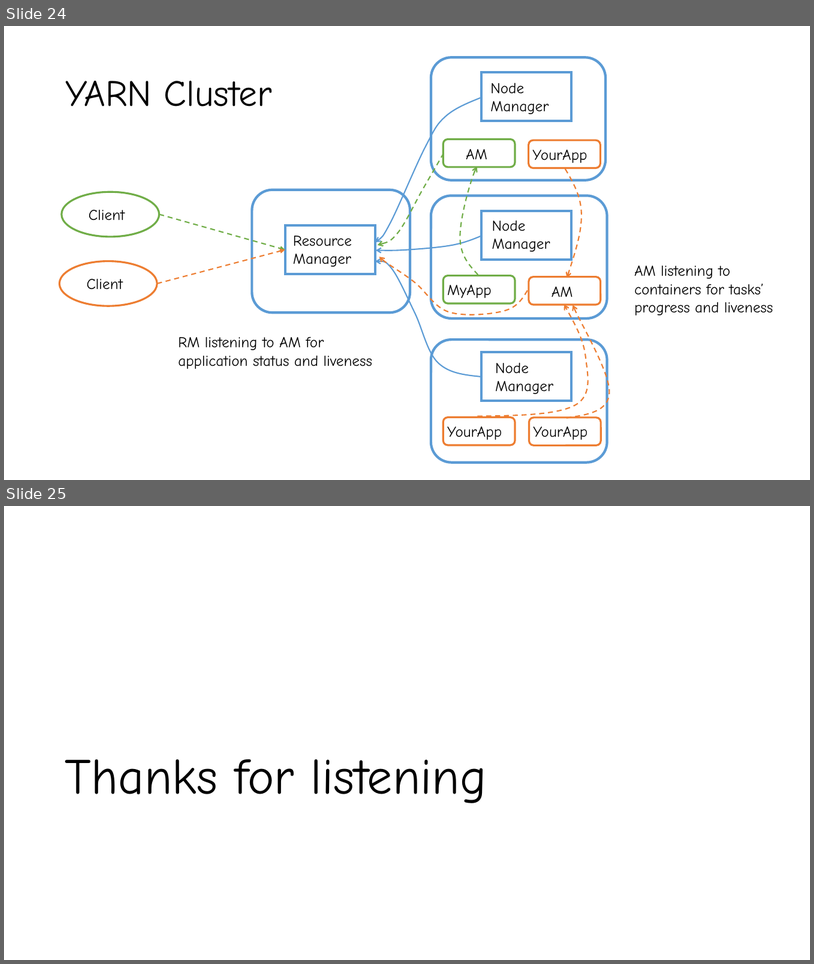
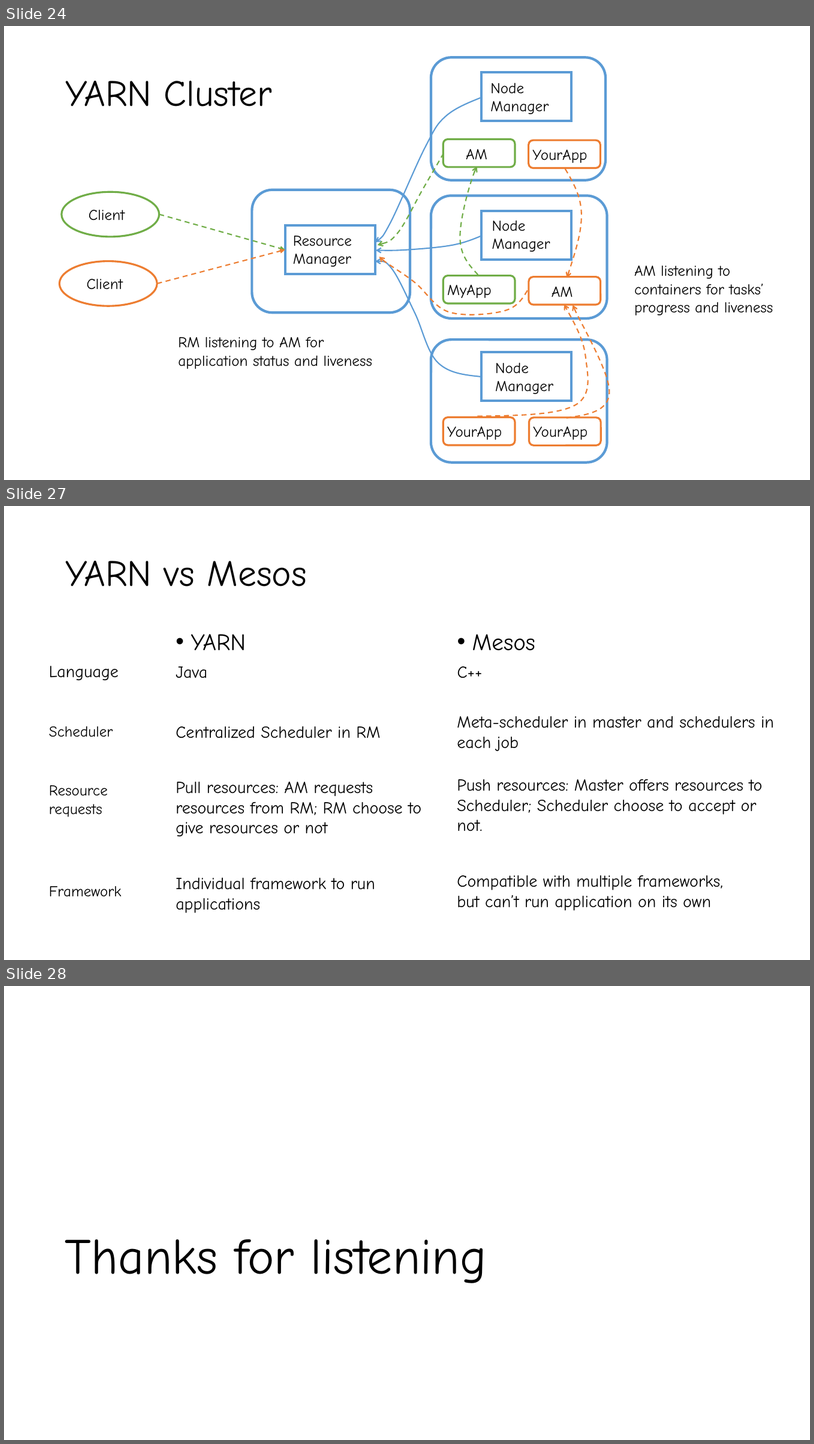
Before and after one commit to Swrrt/Samza-Documents, a slide deck: Documentation/YARN Introduction.pptx. Shown one above the other, each under a label of ours: slides 24 and 25 before the commit, slides 24, 27 and 28 after it; the slides between them are not shown. The pictures are 814x964 and 814x1444 pixels, drawn with LibreOffice and Linux fonts; fonts in the diff are those of the drawing. Boxes give left, top, right and bottom in pixels: in the first picture for what was removed or moved away, otherwise in the second. Text is boxed around its words. In the diff, an @@ line names an element or a change of style, - is before the commit and + after.

Commit message:
YARN introduction

```diff
--- a/Documentation/YARN Introduction.pptx
+++ b/Documentation/YARN Introduction.pptx
@@ slide 27 added at box(4, 506, 810, 960), background #FFFFFF @@
@@ title added at box(65, 561, 307, 586), 44 pt, text #000000 @@
+YARN vs Mesos
@@ text added at box(176, 634, 246, 678), 28 pt, text #000000 @@
+• YARN
+Java
@@ text added at box(458, 634, 536, 678), 28 pt, text #000000 @@
+• Mesos
+C++
@@ text added at box(49, 666, 119, 681), 20 pt, text #000000 @@
+Language
@@ text added at box(457, 716, 774, 751), 20 pt, text #000000 @@
+Meta-scheduler in master and schedulers in each job
@@ text added at box(49, 726, 113, 737), 18 pt, text #000000 @@
+Scheduler
@@ text added at box(176, 726, 380, 738), 20 pt, text #000000 @@
+Centralized Scheduler in RM
@@ text added at box(49, 785, 108, 817), 18 pt, text #000000 @@
+Resource requests
@@ text added at box(176, 781, 422, 837), 20 pt, text #000000 @@
+Pull resources: AM requests resources from RM; RM choose to give resources or not
@@ text added at box(457, 779, 762, 831), 20 pt, text #000000 @@
+Push resources: Master offers resources to Scheduler; Scheduler choose to accept or not.
@@ text added at box(176, 877, 375, 913), 20 pt, text #000000 @@
+Individual framework to run applications
@@ text added at box(457, 875, 723, 910), 20 pt, text #000000 @@
+Compatible with multiple frameworks, but can’t run application on its own
@@ text added at box(49, 886, 122, 897), 18 pt, text #000000 @@
+Framework
@@ what was slide 25 is now slide 28 @@
```
Also in this commit, not shown: 2 other slides added.
